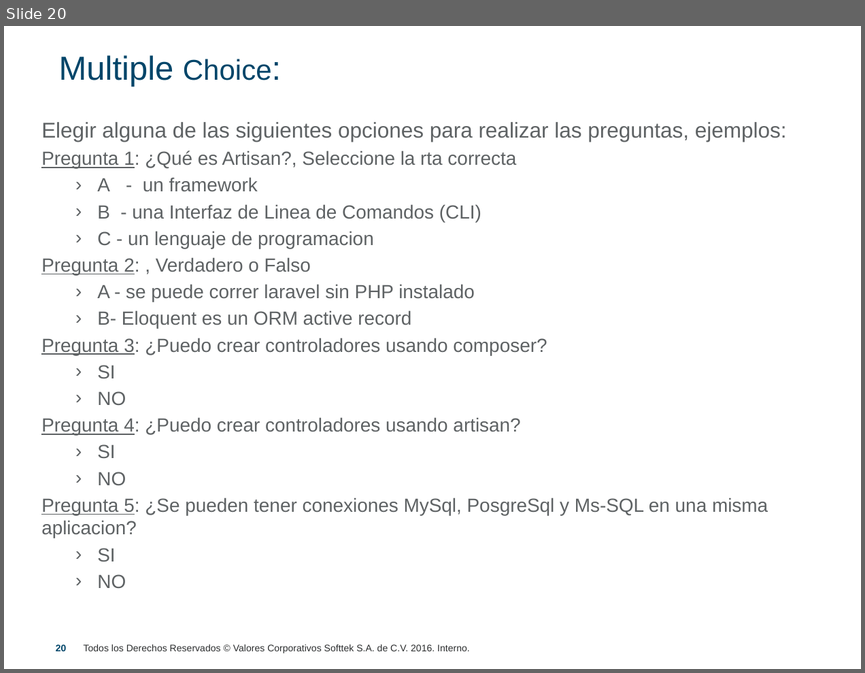
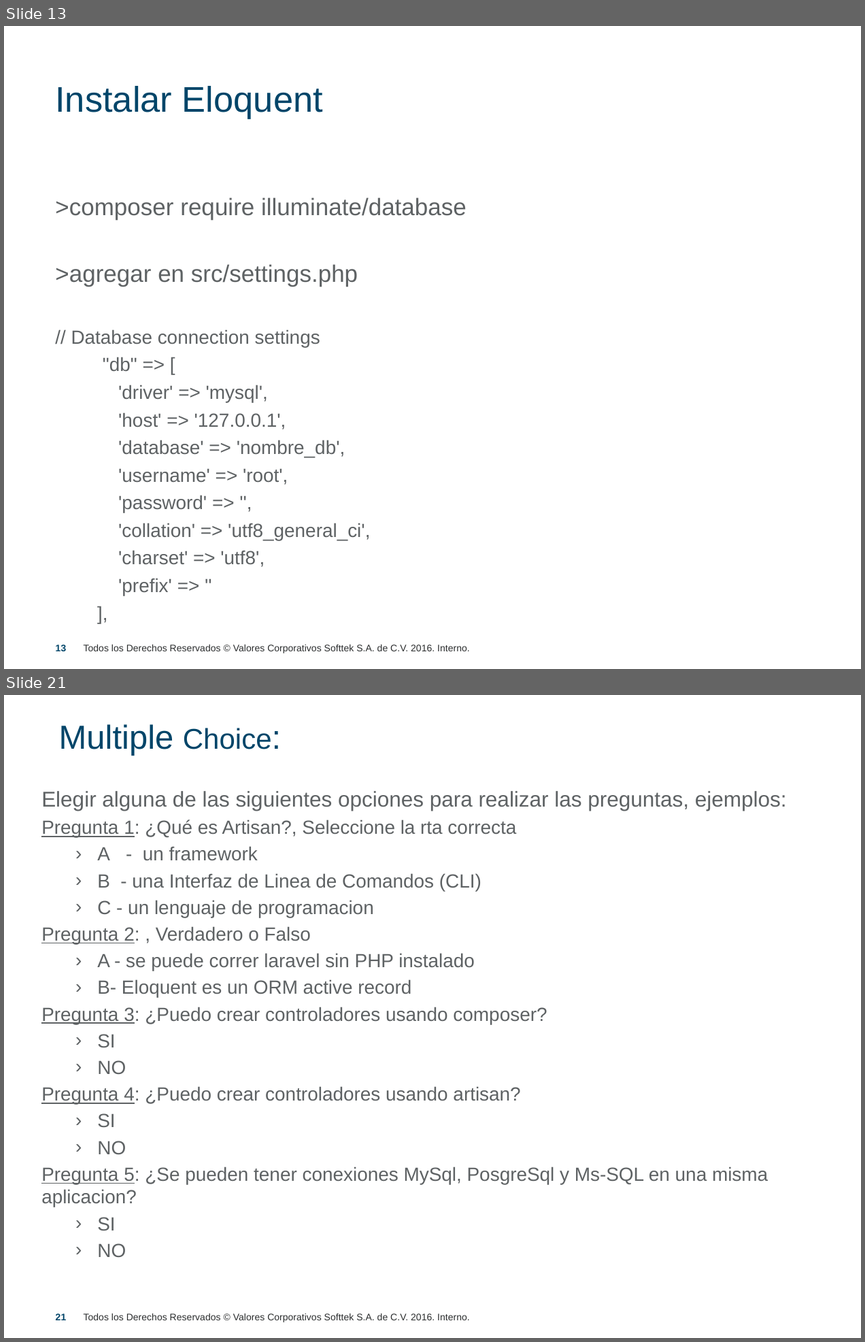
Before and after one commit to precagno/clase_slim, a slide deck: ppt_capacitacion_slim.pptx. Shown one above the other, each under a label of ours: slide 20 before the commit, slides 13 and 21 after it; the slides between them are not shown. The pictures are 865x673 and 865x1342 pixels, drawn with LibreOffice and Linux fonts; fonts in the diff are those of the drawing; background and template pictures are left out. Boxes give left, top, right and bottom in pixels: in the first picture for what was removed or moved away, otherwise in the second. Text is boxed around its words. In the diff, an @@ line names an element or a change of style, - is before the commit and + after.

```diff
--- a/ppt_capacitacion_slim.pptx
+++ b/ppt_capacitacion_slim.pptx
@@ slide 13 added at [4,26,861,669], background #FFFFFF; not listed: 1 template element that a slide beside it also shows @@
@@ text added at [55,86,323,119], 30 pt, text #004569 @@
+Instalar Eloquent
@@ text added at [55,197,466,595], 16 pt, text #5E6264 @@
+>composer require illuminate/database
+>agregar en src/settings.php
+// Database connection settings
+"db" => [
+'driver' => 'mysql',
+'host' => '127.0.0.1',
+'database' => 'nombre_db',
+'username' => 'root',
+'password' => '',
+'collation' => 'utf8_general_ci',
+'charset' => 'utf8',
+'prefix' => ''
+],
@@ page number added at [56,644,67,651], 8 pt, text #004569, bold @@
+13
@@ what was slide 20 is now slide 21 @@
@@ page number at [56,1313,67,1320]: text changed @@
-20
+21
```
Also in this commit, not shown: 12 slides changed, 6 other slides added, 6 slides removed.
